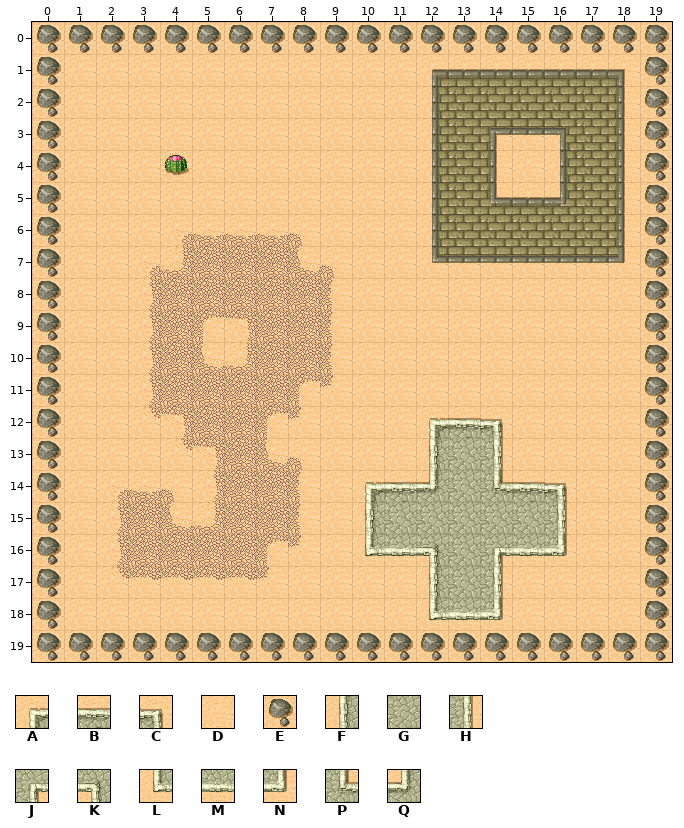
Two versions of a level (Tiled map, data/map/test.tmx). That is the earlier state.
Cells are 32x32 px. Shown: x 0..19, y 0..19.
Key: from "tmw_desert_spacing": A 24, B 25, C 26, D 29, E 31, F 32, G 33, H 34, J 35, K 36, L 40, M 41, N 42, P 43, Q 44.
_ is an empty cell.
Layer "Background" before, first column x 11:
 9 DDDDDDDDE
10 DDDDDDDDE
11 DDDDDDDDE
12 DABCDDDDE
13 DFGHDDDDE
14 BQGPBCDDE
15 GGGGGHDDE
16 MKGJMNDDE
17 DFGHDDDDE
18 DLMNDDDDE
After:
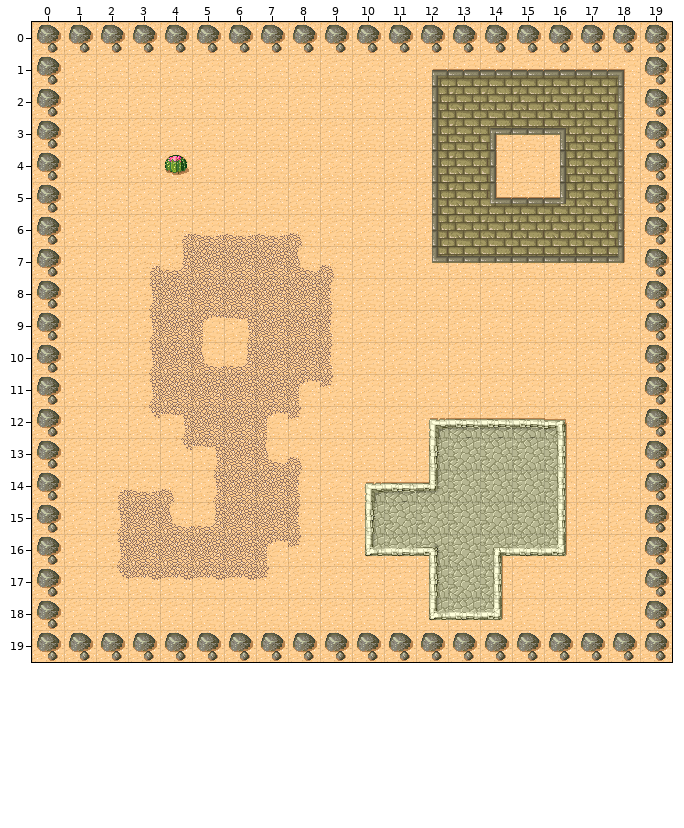
Edits made:
Changed rows in their new state; . is an unchanged cell.
Layer "Background":
first column x 14:
12 BBC
13 GGH
14 GGH
Where, in picture pixels (left, top, right, bottom), the same in both pictures:
changed: (480, 418, 567, 502)
